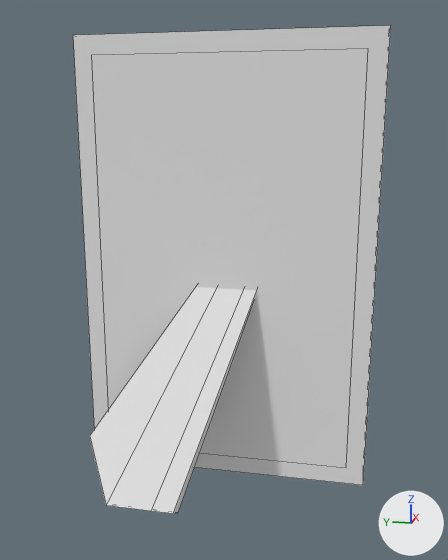
An edit to the OBJ model Assets/Models/Interior/Picture_Frame.obj, drawn before and after from the same camera.
Rendered twice from a 50 mm camera at (-18.603, -38.666, 5.583) aimed at (-17.128, -38.371, 5.214). The axes (+X, +Y, +Z) are drawn at lower right. The lights are the same throughout. The first picture is the older version. Mesh edges are drawn as thin lines. Where no turn or scale is listed for an object, it has been applied to the vertices.

Objects in the first picture: 'Picture_Frame'.
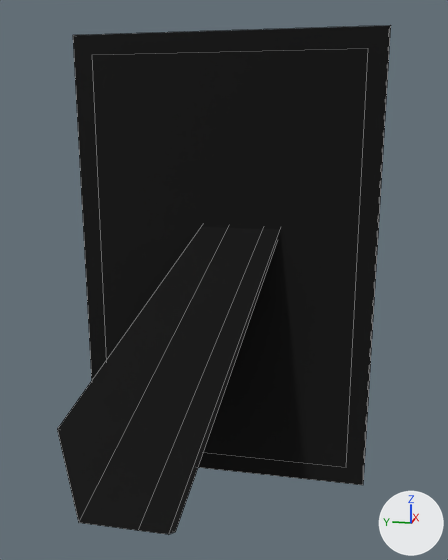
The newer file is also turned or shifted as a whole; pictures and numbers use the older file's frame.

Where the change shows, as pixel boxes (x1, y1, x2, y2) in the pictures (448 x 560 px; the box of a moved part takes in the faces that stretch with it):
```json
{"object": "Picture_Frame", "change": "recoloured, reshaped", "before": [73, 25, 391, 514], "after": [57, 25, 391, 535], "on screen": "white to black"}
{"part": 1, "of": "me_picture_frame", "change": "moved or reshaped", "before": [90, 287, 257, 514], "after": [57, 227, 280, 535]}
```

Edits to the scene script, one JSON object a line:
```json
{"op": "set", "path": "mat_initialshadinggroup.base_color", "old": "(0.8, 0.8, 0.8)", "new": "(0.0, 0.0, 0.0)", "note": "white #e7e7e7 -> black #000000"}
{"block": "me_picture_frame", "where": "# used by ob_picture_frame; location = (0.0, 0.0, 0.0)"}
{"op": "remove", "block": "me_picture_frame", "code": "me_picture_frame.from_pydata(...)  # 40 vertices, 30 faces; spans x -17.292..-16.899, y -38.746..-37.93, z 4.586..5.82"}
{"op": "add", "block": "me_picture_frame", "code": "me_picture_frame.from_pydata(...)  # 40 vertices, 30 faces; spans x -17.375..-16.899, y -38.746..-37.93, z 4.586..5.82"}
{"block": "me_picture_frame", "change": "me_picture_frame part 1: the loose piece of 16 vertices spanning x -17.292..-16.929, y -38.44..-38.024, z 4.623..5.181 is turned -1.7 degrees about the y axis through its middle and scaled by 1.28, then moved by (-0.043, 0.0, 0.079)"}
{"block": "me_picture_frame", "change": "other edits to the shape of me_picture_frame do not show in these pictures"}
```
